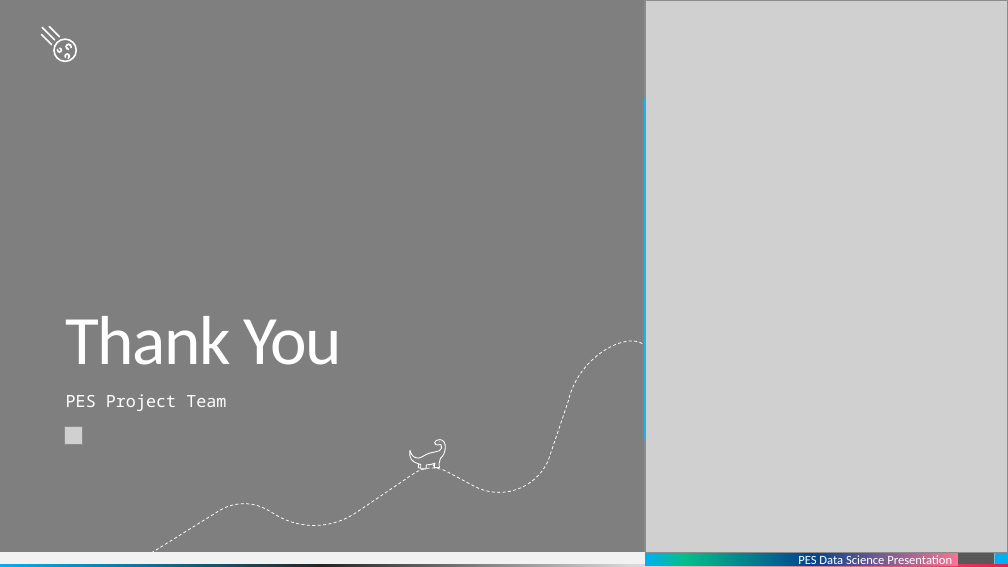
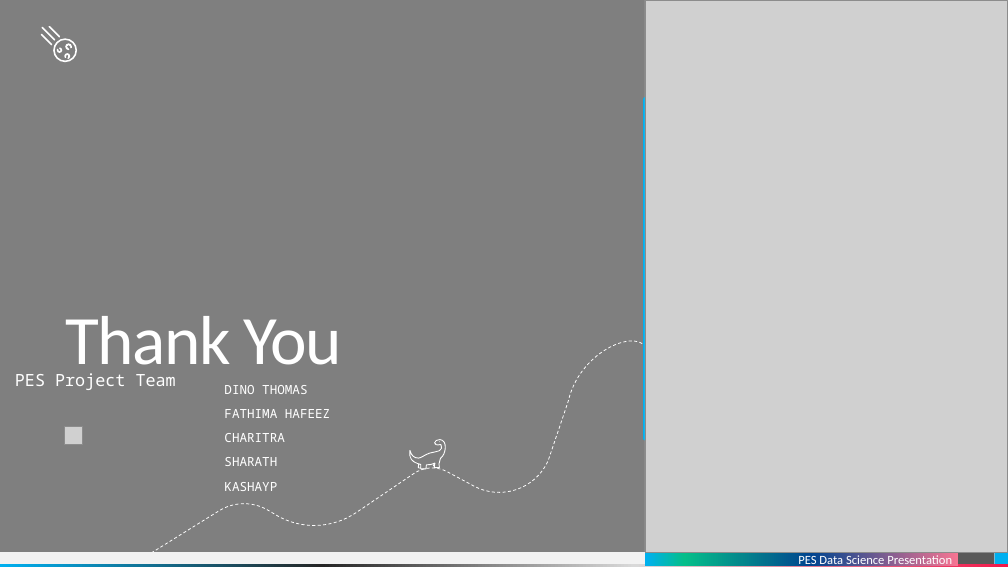
Before and after one commit to dinuthomas/pesmtech, a slide deck: slide 9 of presentation/medicine.pptx (slide 6 before the commit). Drawn at 1008x567 pixels with LibreOffice and Linux fonts; fonts in the diff are those of the drawing; grey boxes stand for pictures; background and template pictures are left out. Boxes give left, top, right and bottom in pixels: in the first picture for what was removed or moved away, otherwise in the second. Text is boxed around its words. In the diff, an @@ line names an element or a change of style, - is before the commit and + after.

```diff
--- a/presentation/medicine.pptx
+++ b/presentation/medicine.pptx
@@ text "PES Project Team": place and size @@
-text "PES Project Team" at bbox=[66, 394, 226, 411]
+text "PES Project Team" at bbox=[15, 373, 176, 390]
@@ text added at bbox=[224, 385, 330, 491], 12 pt, text #FFFFFF @@
+DINO THOMAS
+FATHIMA HAFEEZ
+CHARITRA
+SHARATH
+KASHAYP
```
Also in this commit, not shown: 3 slides added, 8 slides removed.
